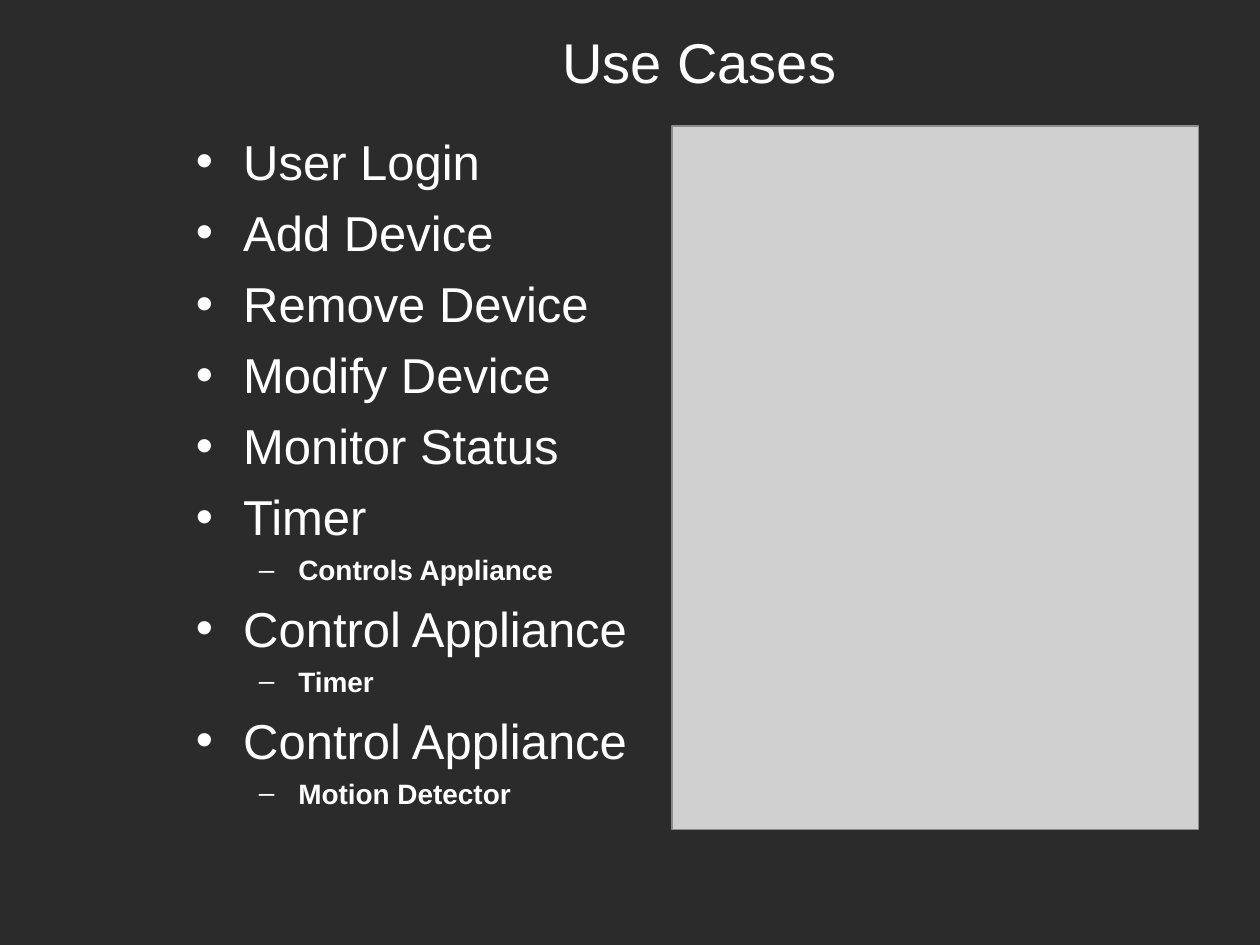
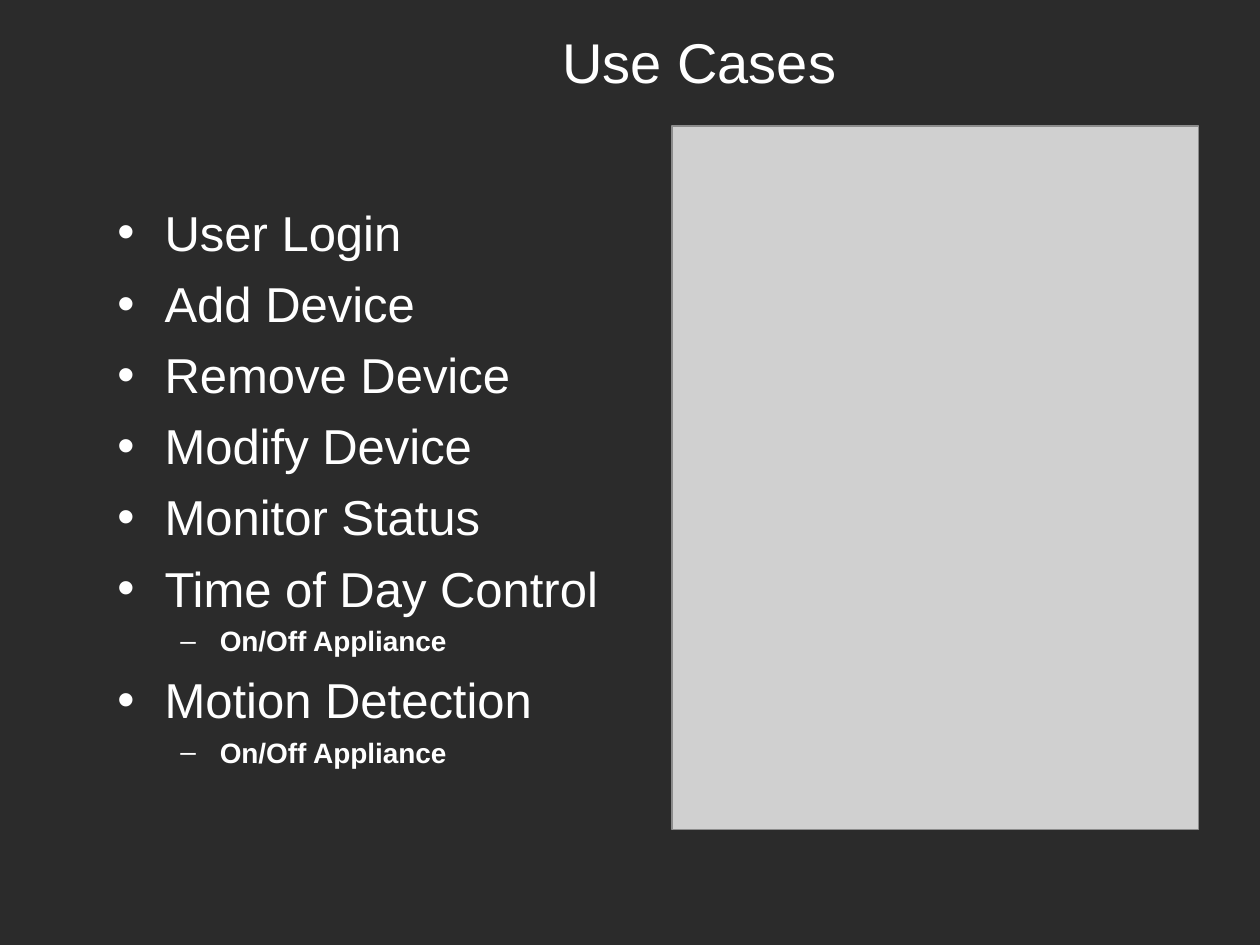
Before and after one commit to cchirag/easyx10, a slide deck: slide 9 of docs/HW/EasyX10 Project - CS673 - Fall 2008 v1.ppt (slide 7 before the commit). Drawn at 1260x945 pixels with LibreOffice and Linux fonts; fonts in the diff are those of the drawing; grey boxes stand for pictures; background and template pictures are left out; a plain dark background stands for a picture behind light text. Boxes give left, top, right and bottom in pixels: in the first picture for what was removed or moved away, otherwise in the second. Text is boxed around its words. In the diff, an @@ line names an element or a change of style, - is before the commit and + after.

```diff
--- a/docs/HW/EasyX10 Project - CS673 - Fall 2008 v1.ppt
+++ b/docs/HW/EasyX10 Project - CS673 - Fall 2008 v1.ppt
@@ text "User Login" moved from (x1=243, y1=144, x2=627, y2=805) to (x1=165, y1=215, x2=598, y2=768) @@
@@ text at (x1=165, y1=571, x2=598, y2=768): text changed @@
-• Timer
-  – Controls Appliance
-• Control Appliance
-  – Timer
-• Control Appliance
-  – Motion Detector
+• Time of Day Control
+  – On/Off Appliance
+• Motion Detection
+  – On/Off Appliance
```
Also in this commit, not shown: 12 other slides changed, 4 slides added, 10 slides removed.
